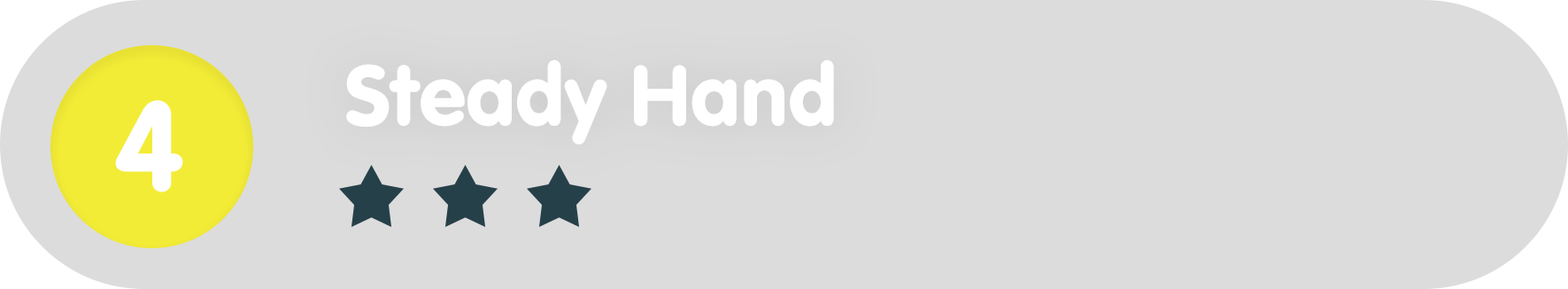
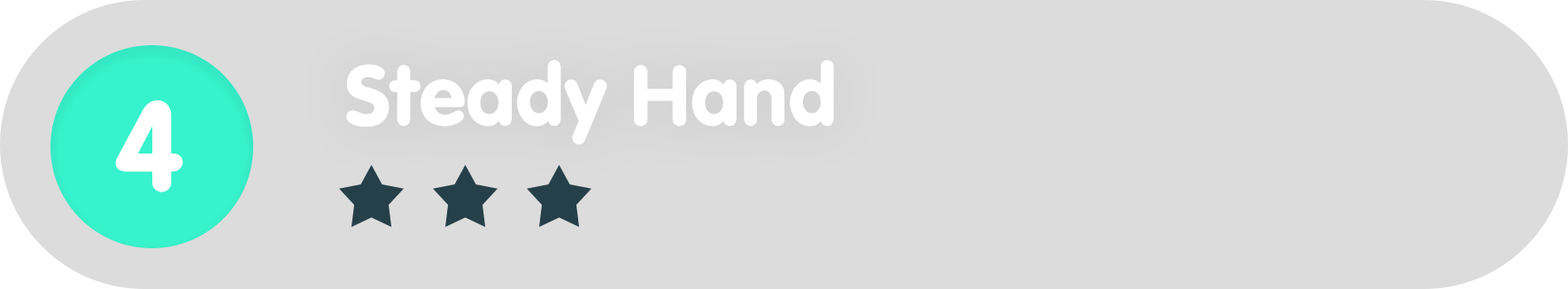
Layers edited between the first and the second 1568 x 289 image:
painted on "Ellipse_green" over [50, 45, 254, 248]
